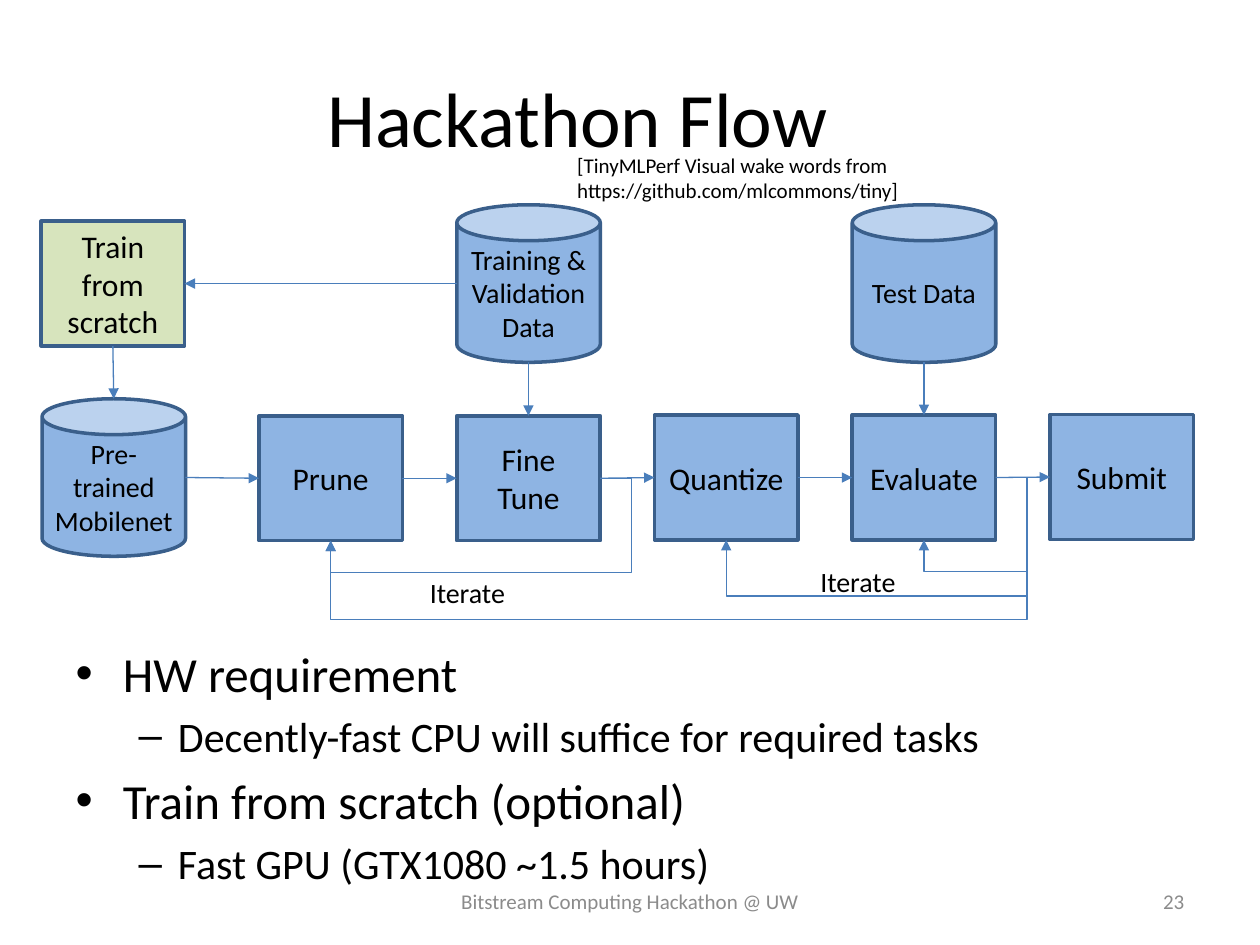
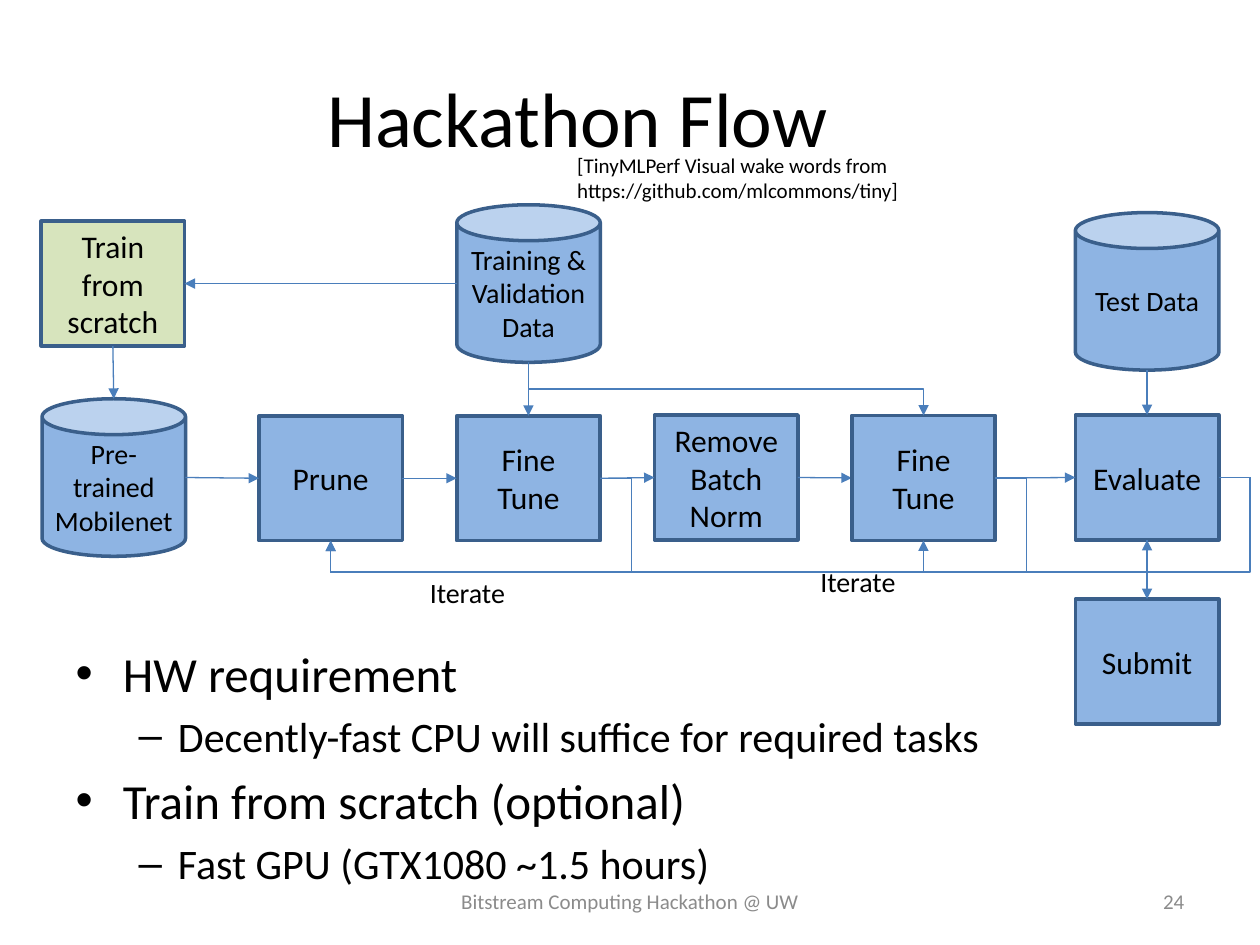
Before and after one commit to UW-PHARM/bitstream-hackathon, a slide deck: slide 24 of _assets/hackathon_introduction.pptx (slide 23 before the commit). Drawn at 1260x945 pixels with LibreOffice and Linux fonts; fonts in the diff are those of the drawing; background and template pictures are left out. Boxes give left, top, right and bottom in pixels: in the first picture for what was removed or moved away, otherwise in the second. Text is boxed around its words. In the diff, an @@ line names an element or a change of style, - is before the commit and + after.

```diff
--- a/_assets/hackathon_introduction.pptx
+++ b/_assets/hackathon_introduction.pptx
@@ cylinder "Test Data": place and size @@
-cylinder "Test Data" at [852,205,995,363]
+cylinder "Test Data" at [1075,213,1218,370]
@@ elbow arrow added from (528, 363) to (924, 416), #4B7EBC 0.75 pt @@
@@ arrow moved from (924, 363) - (924, 415) to (1147, 370) - (1147, 415) @@
@@ rectangle added at [852,416,995,541], fill #8EB4E3, outline #3A5F8C 2 pt, 18 pt, text #000000 @@
+Fine Tune
@@ rectangle "Evaluate": place and size @@
-rectangle "Evaluate" at [852,415,995,539]
+rectangle "Evaluate" at [1075,415,1218,539]
@@ text in rectangle at [675,431,778,528]: text changed @@
-Quantize
+Remove Batch Norm
@@ elbow arrow moved from (995, 478) - (330, 541) to (1218, 478) - (330, 541) @@
@@ elbow arrow removed from (995, 478) to (726, 541) @@
@@ arrow moved from (995, 478) - (1050, 478) to (995, 478) - (1075, 478) @@
@@ elbow arrow added from (1218, 478) to (1147, 541), #4B7EBC 0.75 pt @@
@@ arrow added from (1147, 541) to (1147, 598), #4B7EBC 0.75 pt @@
@@ rectangle "Submit": place and size @@
-rectangle "Submit" at [1050,415,1193,539]
+rectangle "Submit" at [1075,598,1218,723]
@@ page number at [1163,895,1184,909]: text changed @@
-23
+24
```
Also in this commit, not shown: 7 other slides changed, 2 slides added, 1 slide removed.
